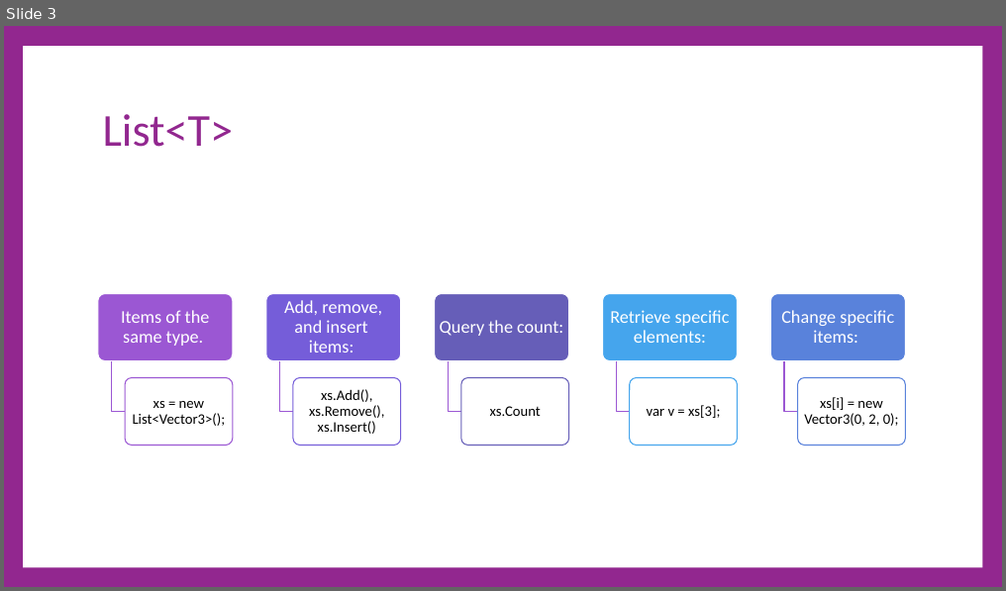
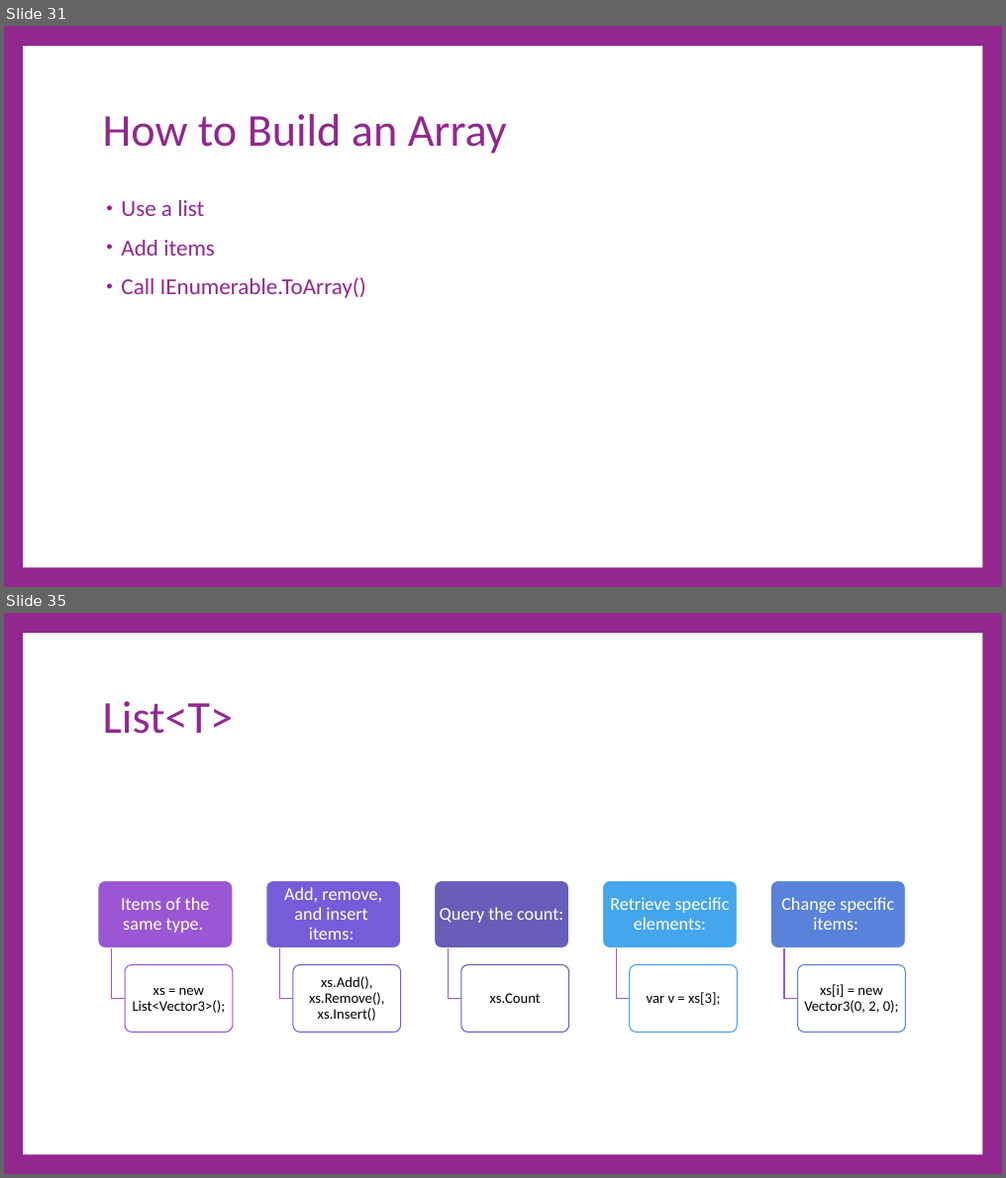
Before and after one commit to cdiggins/cs321, a slide deck: class-notes/cs321-winter-2023-lecture-5-collections.pptx. Shown one above the other, each under a label of ours: slide 3 before the commit, slides 31 and 35 after it; the slides between them are not shown. The pictures are 1006x591 and 1006x1178 pixels, drawn with LibreOffice and Linux fonts; fonts in the diff are those of the drawing. Boxes give left, top, right and bottom in pixels: in the first picture for what was removed or moved away, otherwise in the second. Text is boxed around its words. In the diff, an @@ line names an element or a change of style, - is before the commit and + after.

```diff
--- a/class-notes/cs321-winter-2023-lecture-5-collections.pptx
+++ b/class-notes/cs321-winter-2023-lecture-5-collections.pptx
@@ slide 31 added at [4,26,1002,587], background #92278F; not listed: 1 template element that a slide beside it also shows @@
@@ title added at [103,114,507,154], 66 pt, text #92278F @@
+How to Build an Array
@@ text added at [121,200,366,298], 33 pt, text #92278F @@
+• Use a list
+• Add items
+• Call IEnumerable.ToArray()
@@ what was slide 3 is now slide 35 @@
```
Also in this commit, not shown: 31 other slides added, 7 other files.
